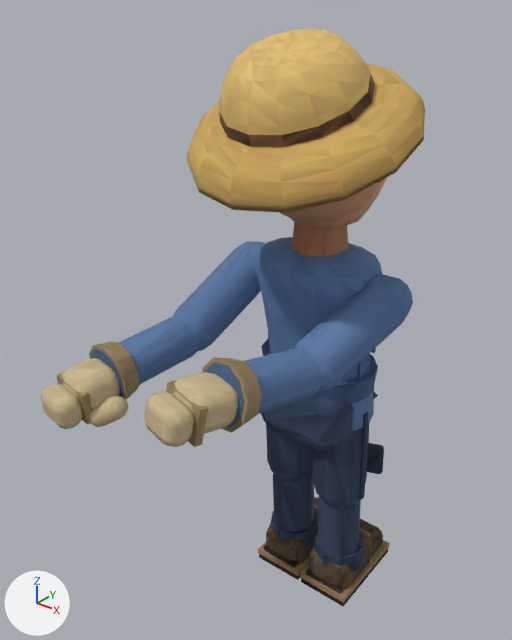
The glTF model examples/harvest-frontier/exports/npc/player-farmhand.glb, before and after one commit.
The view is the same before and after, from a camera (50 mm lens) standing at (1.38, -2.13, 2.54) and looking at (-0.22, -0.13, 1.3). Lighting does not change. The marker at lower left points along +X, +Y and +Z. The first picture is the older version. Both versions are drawn at frame 16 of the action 'hoe'; the numbers are the values there.

Names of what the first picture shows: 'denimJacketTorso', 'head', 'leftHandMesh', 'leftShin', 'leftUpperArm', 'rightHandMesh', 'rightLowerArm', 'rightShin', 'rightThigh', 'rightUpperArm', 'strawHat', 'trouserHips' and 2 more.
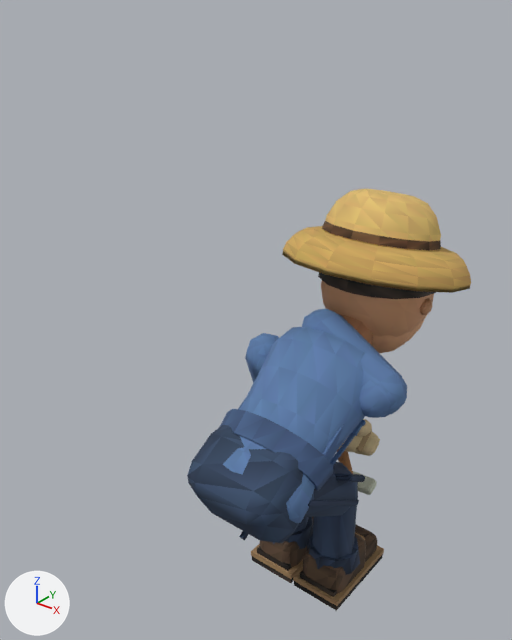
Not drawn themselves, but carrying or shaping drawn objects: ob_playerrig, ob_pelvis, ob_spine, ob_headpivot, ob_leftupperarmpivot, ob_leftlowerarmpivot, ob_rightupperarmpivot, ob_rightlowerarmpivot, ob_leftthighpivot, ob_leftshinpivot, ob_rightthighpivot, ob_rightshinpivot.

The change, as a diff of the scene's bpy script:
```diff
--- a/examples/harvest-frontier/exports/npc/player-farmhand.glb.py
+++ b/examples/harvest-frontier/exports/npc/player-farmhand.glb.py
@@ mat_material_11 @@
 n0 = _N.new('ShaderNodeBsdfPrincipled'); n0.name = 'Principled BSDF'
+n0.inputs[0].default_value = (0.0467, 0.175, 0.147, 1.0)  # 'Base Color', dark cyan #3d746b
 n0.inputs[1].default_value = 0.02  # 'Metallic'
-n0.inputs[2].default_value = 0.87  # 'Roughness'
+n0.inputs[2].default_value = 0.72  # 'Roughness'
 n1 = _N.new('ShaderNodeOutputMaterial'); n1.name = 'Material Output'
-n2 = _N.new('ShaderNodeVertexColor'); n2.name = 'Color Attribute'
 _L.new(n0.outputs[0], n1.inputs[0])  # 'BSDF' to 'Surface'
-_L.new(n2.outputs[0], n0.inputs[0])  # 'Color' to 'Base Color'
@@ mat_material_12 @@
 n0 = _N.new('ShaderNodeBsdfPrincipled'); n0.name = 'Principled BSDF'
-n0.inputs[1].default_value = 0.02  # 'Metallic'
-n0.inputs[2].default_value = 0.94  # 'Roughness'
+n0.inputs[0].default_value = (0.423, 0.456, 0.366, 1.0)  # 'Base Color', grey #aeb4a3
+n0.inputs[1].default_value = 0.44  # 'Metallic'
+n0.inputs[2].default_value = 0.46  # 'Roughness'
 n1 = _N.new('ShaderNodeOutputMaterial'); n1.name = 'Material Output'
-n2 = _N.new('ShaderNodeVertexColor'); n2.name = 'Color Attribute'
 _L.new(n0.outputs[0], n1.inputs[0])  # 'BSDF' to 'Surface'
-_L.new(n2.outputs[0], n0.inputs[0])  # 'Color' to 'Base Color'
@@ mat_material_13 @@
 n0 = _N.new('ShaderNodeBsdfPrincipled'); n0.name = 'Principled BSDF'
+n0.inputs[0].default_value = (0.456, 0.195, 0.0545, 1.0)  # 'Base Color', orange #b47a42
 n0.inputs[1].default_value = 0.02  # 'Metallic'
-n0.inputs[2].default_value = 0.87  # 'Roughness'
+n0.inputs[2].default_value = 0.84  # 'Roughness'
 n1 = _N.new('ShaderNodeOutputMaterial'); n1.name = 'Material Output'
-n2 = _N.new('ShaderNodeVertexColor'); n2.name = 'Color Attribute'
 _L.new(n0.outputs[0], n1.inputs[0])  # 'BSDF' to 'Surface'
-_L.new(n2.outputs[0], n0.inputs[0])  # 'Color' to 'Base Color'
@@ ob_playerrig @@
 ob_playerrig.parent = ob_player
-ob_playerrig.location = (0.0, 0.0, -0.0198)
+ob_playerrig.location = (0.0, -0.394, -0.214)
@@ ob_pelvis @@
 ob_pelvis.parent = ob_playerrig
-ob_pelvis.location = (0.0, 0.0, 0.82)
-ob_pelvis.rotation_euler = (0.0308, 0.0, 0.0)  # degrees (1.8, 0, 0)
+ob_pelvis.location = (0.0, -0.00866, 0.825)
+ob_pelvis.rotation_euler = (-1.047, 0.0, 0.0)  # degrees (-60, 0, 0)
@@ ob_spine @@
 ob_spine.parent = ob_playerrig
-ob_spine.location = (0.0, 0.0, 0.98)
-ob_spine.rotation_euler = (0.0573, 0.0, 0.0)  # degrees (3.3, 0, 0)
+ob_spine.location = (0.0000531, 0.13, 0.905)
+ob_spine.rotation_euler = (-1.047, 0.0, -0.000409)  # degrees (-60, 0, -0)
@@ ob_headpivot @@
 ob_headpivot.location = (0.0, 0.0, 0.82)
-ob_headpivot.rotation_euler = (0.0397, 0.0, 0.0)  # degrees (2.3, 0, 0)
+ob_headpivot.rotation_euler = (0.512, -0.0000702, 0.000125)  # degrees (29, 0, 0)
@@ ob_leftupperarmpivot @@
 ob_leftupperarmpivot.parent = ob_playerrig
-ob_leftupperarmpivot.location = (-0.305, 0.0, 1.34)
-ob_leftupperarmpivot.rotation_euler = (-1.023, 0.0838, -0.136)  # degrees (-59, 4.8, -7.8)
+ob_leftupperarmpivot.location = (-0.305, 0.442, 1.085)
+ob_leftupperarmpivot.rotation_euler = (0.545, 0.269, 0.0218)  # degrees (31, 15, 1.2)
@@ ob_leftlowerarmpivot @@
 ob_leftlowerarmpivot.location = (0.0, 0.0, -0.43)
-ob_leftlowerarmpivot.rotation_euler = (-0.444, 0.0, 0.0)  # degrees (-25, 0, 0)
+ob_leftlowerarmpivot.rotation_euler = (0.202, -0.869, 0.0)  # degrees (12, -50, 0)
@@ ob_rightupperarmpivot @@
 ob_rightupperarmpivot.parent = ob_playerrig
-ob_rightupperarmpivot.location = (0.305, 0.0, 1.34)
-ob_rightupperarmpivot.rotation_euler = (-1.155, 0.09, -0.201)  # degrees (-66, 5.2, -12)
+ob_rightupperarmpivot.location = (0.305, 0.441, 1.085)
+ob_rightupperarmpivot.rotation_euler = (2.012, -0.547, 1.108)  # degrees (115, -31, 63)
@@ ob_rightlowerarmpivot @@
 ob_rightlowerarmpivot.location = (0.0, 0.0, -0.43)
-ob_rightlowerarmpivot.rotation_euler = (-0.564, 0.0, 0.0)  # degrees (-32, 0, 0)
+ob_rightlowerarmpivot.rotation_euler = (-1.796, -1.213, 0.0)  # degrees (-103, -69, 0)
@@ ob_leftthighpivot @@
 ob_leftthighpivot.location = (-0.125, 0.0, 0.83)
-ob_leftthighpivot.rotation_euler = (0.0573, 0.0, 0.0)  # degrees (3.3, 0, 0)
+ob_leftthighpivot.rotation_euler = (0.994, 0.0, 0.0)  # degrees (57, 0, 0)
@@ ob_leftshinpivot @@
 ob_leftshinpivot.location = (0.0, 0.0, -0.47)
+ob_leftshinpivot.rotation_euler = (-0.994, 0.0, 0.0)  # degrees (-57, 0, 0)
@@ ob_rightthighpivot @@
 ob_rightthighpivot.location = (0.125, 0.0, 0.83)
-ob_rightthighpivot.rotation_euler = (0.0573, 0.0, 0.0)  # degrees (3.3, 0, 0)
+ob_rightthighpivot.rotation_euler = (0.994, 0.0, 0.0)  # degrees (57, 0, 0)
@@ ob_rightshinpivot @@
 ob_rightshinpivot.location = (0.0, 0.0, -0.47)
+ob_rightshinpivot.rotation_euler = (-0.994, 0.0, 0.0)  # degrees (-57, 0, 0)
@@ ob_mesh_15 @@
+ob_mesh_15 = bpy.data.objects.new('Mesh_15', me_mesh_15)  # 20 vertices, 32 faces; spans x -0.032..0.032, y -0.032..0.032, z -0.43..0.43; in mat_material_15 (brown #95683f)
+ob_mesh_15.parent = ob_toolhoe
+ob_mesh_15.location = (0.0, 0.0, -0.39)
@@ ob_toolhoe @@
+ob_toolhoe = bpy.data.objects.new('toolHoe', None)
+ob_toolhoe.parent = ob_toolanchor
+ob_toolhoe.location = (0.0, 0.0, 0.0)
```

Location of each change, (x1, y1, x2, y2) in pixels of the pictures (512 x 640 px):
'strawHat', moved, turned
    before: (187, 28, 425, 213)
    after: (282, 189, 471, 293)
'denimJacketTorso', moved, turned
    before: (257, 223, 383, 431)
    after: (220, 314, 373, 523)
'trouserHips', moved, turned
    before: (261, 388, 378, 453)
    after: (187, 425, 303, 543)
'rightUpperArm', moved, turned
    before: (294, 274, 413, 393)
    after: (304, 309, 407, 418)
'head', moved, turned
    before: (281, 177, 387, 229)
    after: (318, 272, 436, 353)
'rightHandMesh', moved, turned (not visible afterwards)
    before: (144, 357, 262, 447)
'rightShin', recoloured, moved, turned
    before: (300, 496, 390, 606)
    after: (293, 505, 384, 611)
'leftHandMesh', moved, turned
    before: (41, 341, 140, 429)
    after: (339, 419, 380, 456)
'leftUpperArm', moved, turned
    before: (172, 241, 265, 351)
    after: (245, 333, 279, 383)
'leftShin', recoloured, moved, turned
    before: (258, 473, 318, 580)
    after: (251, 517, 314, 583)
'rightThigh', recoloured, moved, turned
    before: (313, 412, 384, 507)
    after: (304, 462, 365, 517)
'rightLowerArm', moved, turned (mostly hidden afterwards)
    before: (204, 349, 323, 428)
    after: (302, 310, 316, 327)
'leftLowerArm', moved, turned (not visible afterwards)
    before: (91, 317, 199, 397)
'leftThigh', moved, turned (not visible afterwards)
    before: (266, 424, 313, 484)
'hoeBlade', now drawn
    after: (353, 471, 377, 495)
'Mesh_15', added (mostly hidden)
    after: (337, 449, 353, 474)
